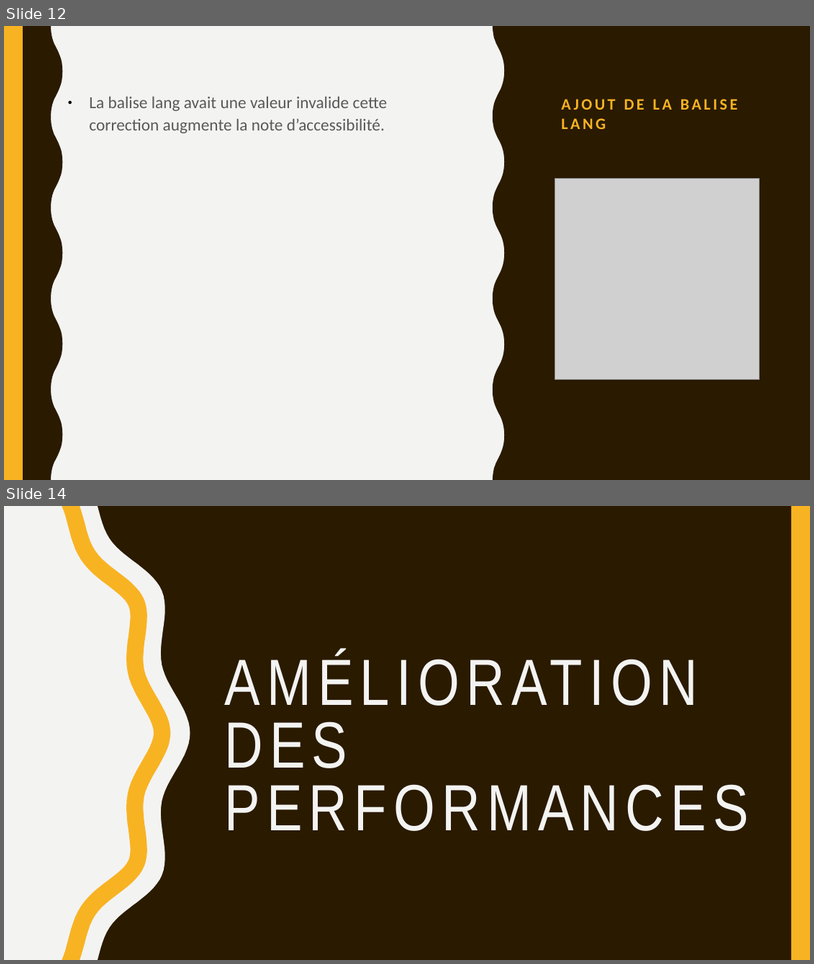
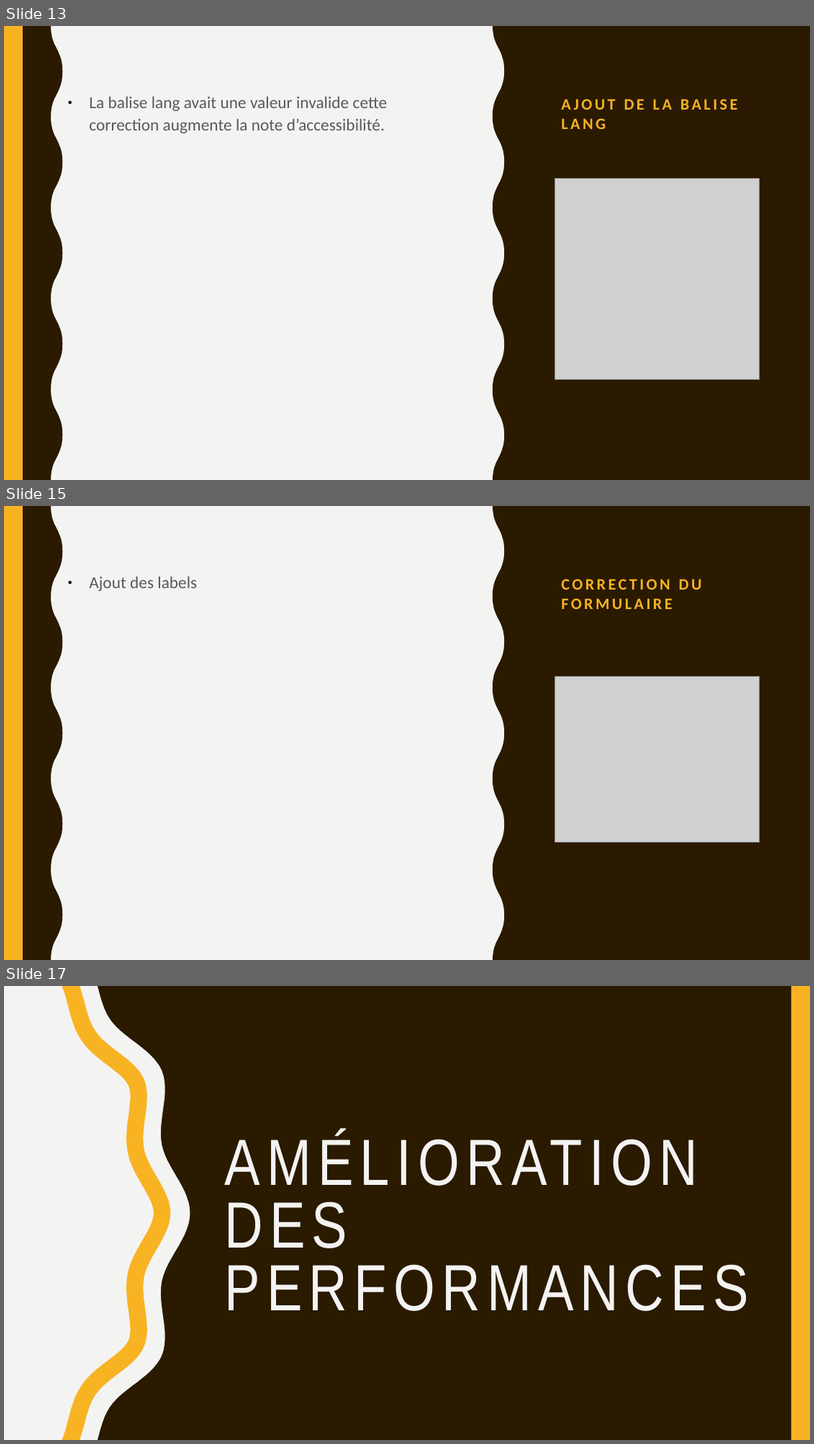
Before and after one commit to Fibre44/DENISNicolas_4_09112021, a slide deck: Soutenance/Soutenance.odp. Shown one above the other, each under a label of ours: slides 12 and 14 before the commit, slides 13, 15 and 17 after it; the slides between them are not shown. The pictures are 814x964 and 814x1444 pixels, drawn with LibreOffice and Linux fonts; fonts in the diff are those of the drawing; grey boxes stand for pictures. Boxes give left, top, right and bottom in pixels: in the first picture for what was removed or moved away, otherwise in the second. Text is boxed around its words. In the diff, an @@ line names an element or a change of style, - is before the commit and + after.

```diff
--- a/Soutenance/Soutenance.odp
+++ b/Soutenance/Soutenance.odp
@@ slide 15 added at (4,506,810,960), background #F3F3F2; not listed: 4 template elements that a slide beside it also shows @@
@@ text added at (89,577,197,591), 20 pt, text #595959 @@
+● Ajout des labels
@@ title added at (561,579,702,609), 19 pt, text #F8B323, bold @@
+CORRECTION DU FORMULAIRE
@@ picture added at (556,676,760,842) @@
@@ what was slide 12 is now slide 13 @@
@@ what was slide 14 is now slide 17 @@
```
Also in this commit, not shown: 5 slides changed, 3 other slides added, 1 slide removed, 4 other files.
